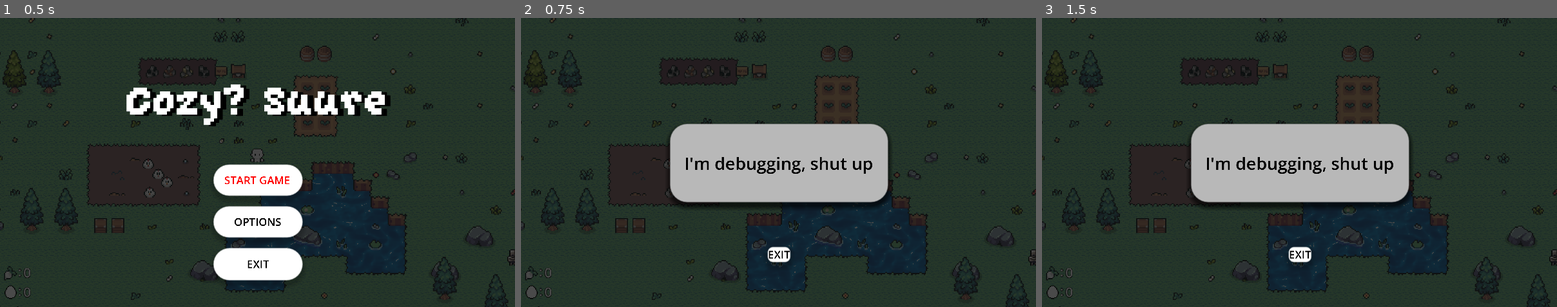
Above: before the commit, frames 1-3 (left to right).
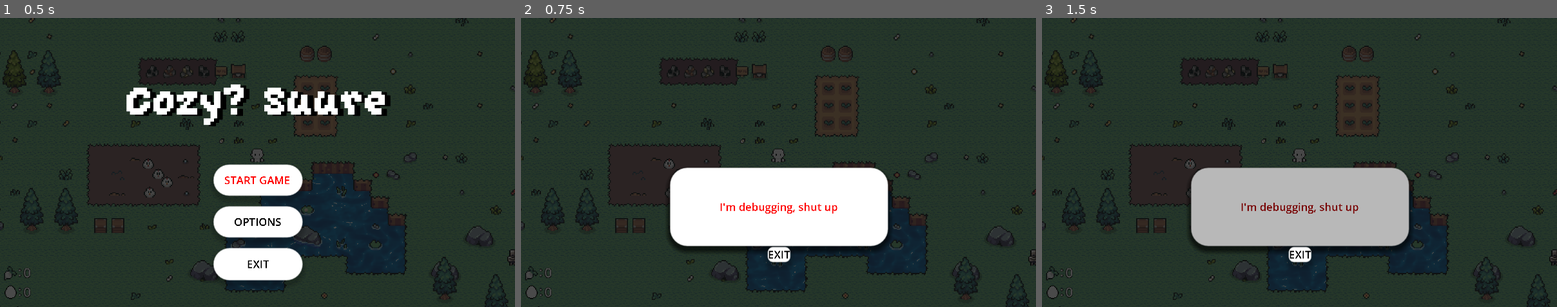
Above: after the commit, the same moments.

Repository: Lord-of-Madness/GameJam2024
Game: Godot game, scene res://Scenes/main_menu.tscn
Same seed, same stepped clock (60 frames per second), same inputs: the game is played once before the commit and once after it.
Inputs:
- Up to frame 1 (0.5 s): no input
- Up to frame 2 (0.75 s): click "OPTIONS" at 0.5 s
- Up to frame 3 (1.5 s): click "I'm debugging, shut up" at 1.25 s

Frame 1 is identical in both runs. In frame 2, 18% of the frame differs, in the area x 28-72%, y 36-81%; in frame 3, 14%.

Commit message:
Adding Themes/MenuTheme.tres

Diff:
--- /dev/null
+++ b/Art/Themes/MenuTheme.tres
@@ -0,0 +1,11 @@
+[gd_resource type="Theme" load_steps=2 format=3 uid="uid://n55nu4mrrfvt"]
+
+[sub_resource type="StyleBoxEmpty" id="StyleBoxEmpty_dcsit"]
+
+[resource]
+Button/colors/font_color = Color(0, 0, 0, 1)
+Button/colors/font_focus_color = Color(1, 0, 0, 1)
+Button/colors/font_hover_color = Color(0.46962, 4.99357e-07, 1.44392e-07, 1)
+Button/colors/font_pressed_color = Color(0.320244, 0.320244, 0.320244, 1)
+Button/font_sizes/font_size = 10
+Button/styles/focus = SubResource("StyleBoxEmpty_dcsit")
--- a/Scenes/Options_menu.tscn
+++ b/Scenes/Options_menu.tscn
@@ -1,13 +1,12 @@
-[gd_scene load_steps=12 format=3 uid="uid://cq63i5swnbhmh"]
+[gd_scene load_steps=11 format=3 uid="uid://b8id3b7fhaly"]
 
-[ext_resource type="Texture2D" uid="uid://ciwjaxcwbc8sb" path="res://Art/menu_background1.png" id="1_3p160"]
+[ext_resource type="Texture2D" uid="uid://016a6jsty1i2" path="res://Art/menu_background1.png" id="1_3p160"]
 [ext_resource type="Script" path="res://Scenes/options_menu.gd" id="1_jt3io"]
+[ext_resource type="Theme" uid="uid://n55nu4mrrfvt" path="res://Art/Themes/MenuTheme.tres" id="3_4vc75"]
 
 [sub_resource type="StyleBoxTexture" id="StyleBoxTexture_i7qqk"]
 texture = ExtResource("1_3p160")
 modulate_color = Color(0.290196, 0.290196, 0.290196, 1)
-
-[sub_resource type="StyleBoxEmpty" id="StyleBoxEmpty_uik8e"]
 
 [sub_resource type="StyleBoxFlat" id="StyleBoxFlat_1wfh5"]
 bg_color = Color(0.721569, 0.721569, 0.721569, 1)
@@ -35,8 +34,6 @@
 corner_radius_bottom_left = 16
 shadow_size = 5
 shadow_offset = Vector2(0, 3.41)
-
-[sub_resource type="StyleBoxEmpty" id="StyleBoxEmpty_2txnr"]
 
 [sub_resource type="StyleBoxFlat" id="StyleBoxFlat_uoyqj"]
 bg_color = Color(0.720467, 0.720468, 0.720467, 1)
@@ -95,16 +92,12 @@
 anchor_right = 0.5
 anchor_bottom = 0.5
 offset_left = -101.5
-offset_top = -36.5
+offset_top = 5.0
 offset_right = 101.5
-offset_bottom = 36.5
+offset_bottom = 78.0
 grow_horizontal = 2
 grow_vertical = 2
-theme_override_colors/font_hover_color = Color(0, 0, 0, 1)
-theme_override_colors/font_pressed_color = Color(0, 0, 0, 1)
-theme_override_colors/font_focus_color = Color(1, 0, 0, 1)
-theme_override_colors/font_color = Color(0, 0, 0, 1)
-theme_override_styles/focus = SubResource("StyleBoxEmpty_uik8e")
+theme = ExtResource("3_4vc75")
 theme_override_styles/hover = SubResource("StyleBoxFlat_1wfh5")
 theme_override_styles/pressed = SubResource("StyleBoxFlat_c7a0g")
 theme_override_styles/normal = SubResource("StyleBoxFlat_pnt5g")
@@ -124,12 +117,7 @@
 grow_horizontal = 2
 grow_vertical = 2
 size_flags_vertical = 3
-theme_override_colors/font_hover_color = Color(0, 0, 0, 1)
-theme_override_colors/font_pressed_color = Color(0, 0, 0, 1)
-theme_override_colors/font_focus_color = Color(1, 0, 0, 1)
-theme_override_colors/font_color = Color(0, 0, 0, 1)
-theme_override_font_sizes/font_size = 10
-theme_override_styles/focus = SubResource("StyleBoxEmpty_2txnr")
+theme = ExtResource("3_4vc75")
 theme_override_styles/hover = SubResource("StyleBoxFlat_uoyqj")
 theme_override_styles/pressed = SubResource("StyleBoxFlat_4cnhb")
 theme_override_styles/normal = SubResource("StyleBoxFlat_c71y6")
--- a/Scenes/death_screen.tscn
+++ b/Scenes/death_screen.tscn
@@ -1,14 +1,13 @@
-[gd_scene load_steps=12 format=3 uid="uid://cya3tqbmsd3we"]
+[gd_scene load_steps=12 format=3 uid="uid://cau14r8d6f5hv"]
 
 [ext_resource type="Script" path="res://Scenes/death_screen.gd" id="1_f02hd"]
 [ext_resource type="Shader" path="res://Shaders/pause_menu.gdshader" id="1_t8gt4"]
 [ext_resource type="LabelSettings" uid="uid://bv2est1hx2aj2" path="res://Scenes/LabelData/Bloody_Label.tres" id="3_gppy7"]
+[ext_resource type="Theme" uid="uid://n55nu4mrrfvt" path="res://Art/Themes/MenuTheme.tres" id="4_on404"]
 
 [sub_resource type="ShaderMaterial" id="ShaderMaterial_3y6ln"]
 shader = ExtResource("1_t8gt4")
 shader_parameter/amount = 1.0
-
-[sub_resource type="StyleBoxEmpty" id="StyleBoxEmpty_p00nn"]
 
 [sub_resource type="StyleBoxFlat" id="StyleBoxFlat_0dw8w"]
 bg_color = Color(0.721569, 0.721569, 0.721569, 1)
@@ -119,12 +118,7 @@
 [node name="PlayAgain" type="Button" parent="VBoxContainer"]
 layout_mode = 2
 size_flags_vertical = 3
-theme_override_colors/font_hover_color = Color(0, 0, 0, 1)
-theme_override_colors/font_pressed_color = Color(0, 0, 0, 1)
-theme_override_colors/font_focus_color = Color(0, 0, 0, 1)
-theme_override_colors/font_color = Color(0, 0, 0, 1)
-theme_override_font_sizes/font_size = 10
-theme_override_styles/focus = SubResource("StyleBoxEmpty_p00nn")
+theme = ExtResource("4_on404")
 theme_override_styles/hover = SubResource("StyleBoxFlat_0dw8w")
 theme_override_styles/pressed = SubResource("StyleBoxFlat_3id26")
 theme_override_styles/normal = SubResource("StyleBoxFlat_y6t8h")
@@ -133,12 +127,7 @@
 [node name="BackToMenu" type="Button" parent="VBoxContainer"]
 layout_mode = 2
 size_flags_vertical = 3
-theme_override_colors/font_hover_color = Color(0, 0, 0, 1)
-theme_override_colors/font_pressed_color = Color(0, 0, 0, 1)
-theme_override_colors/font_focus_color = Color(0, 0, 0, 1)
-theme_override_colors/font_color = Color(0, 0, 0, 1)
-theme_override_font_sizes/font_size = 10
-theme_override_styles/focus = SubResource("StyleBoxEmpty_p00nn")
+theme = ExtResource("4_on404")
 theme_override_styles/hover = SubResource("StyleBoxFlat_c4msn")
 theme_override_styles/pressed = SubResource("StyleBoxFlat_r0f7d")
 theme_override_styles/normal = SubResource("StyleBoxFlat_odj68")
--- a/Scenes/main_menu.tscn
+++ b/Scenes/main_menu.tscn
@@ -1,14 +1,13 @@
 [gd_scene load_steps=9 format=3 uid="uid://bnet0ia2tmbxm"]
 
 [ext_resource type="Script" path="res://Scenes/main_menu.gd" id="1_1ivny"]
-[ext_resource type="Texture2D" uid="uid://ciwjaxcwbc8sb" path="res://Art/menu_background1.png" id="2_57rdm"]
-[ext_resource type="FontFile" uid="uid://byiekv3l2w3lw" path="res://Art/Fonts/GrapeSoda.ttf" id="3_03mqi"]
+[ext_resource type="Texture2D" uid="uid://016a6jsty1i2" path="res://Art/menu_background1.png" id="2_57rdm"]
+[ext_resource type="FontFile" uid="uid://41unicm4l3x" path="res://Art/Fonts/GrapeSoda.ttf" id="3_03mqi"]
+[ext_resource type="Theme" uid="uid://n55nu4mrrfvt" path="res://Art/Themes/MenuTheme.tres" id="3_fokky"]
 
 [sub_resource type="StyleBoxTexture" id="StyleBoxTexture_pdj8m"]
 texture = ExtResource("2_57rdm")
 modulate_color = Color(0.288518, 0.288518, 0.288518, 1)
-
-[sub_resource type="StyleBoxEmpty" id="StyleBoxEmpty_yio37"]
 
 [sub_resource type="StyleBoxFlat" id="StyleBoxFlat_ak1vb"]
 bg_color = Color(0.720467, 0.720468, 0.720467, 1)
@@ -78,12 +77,7 @@
 layout_mode = 2
 size_flags_vertical = 3
 focus_neighbor_bottom = NodePath("../Button2")
-theme_override_colors/font_hover_color = Color(0, 0, 0, 1)
-theme_override_colors/font_pressed_color = Color(0, 0, 0, 1)
-theme_override_colors/font_focus_color = Color(1, 0, 0, 1)
-theme_override_colors/font_color = Color(0, 0, 0, 1)
-theme_override_font_sizes/font_size = 10
-theme_override_styles/focus = SubResource("StyleBoxEmpty_yio37")
+theme = ExtResource("3_fokky")
 theme_override_styles/hover = SubResource("StyleBoxFlat_ak1vb")
 theme_override_styles/pressed = SubResource("StyleBoxFlat_sqshh")
 theme_override_styles/normal = SubResource("StyleBoxFlat_xca8m")
@@ -94,12 +88,7 @@
 size_flags_vertical = 3
 focus_neighbor_top = NodePath("../Button")
 focus_neighbor_bottom = NodePath("../Button3")
-theme_override_colors/font_hover_color = Color(0, 0, 0, 1)
-theme_override_colors/font_pressed_color = Color(0, 0, 0, 1)
-theme_override_colors/font_focus_color = Color(1, 0, 0, 1)
-theme_override_colors/font_color = Color(0, 0, 0, 1)
-theme_override_font_sizes/font_size = 10
-theme_override_styles/focus = SubResource("StyleBoxEmpty_yio37")
+theme = ExtResource("3_fokky")
 theme_override_styles/hover = SubResource("StyleBoxFlat_ak1vb")
 theme_override_styles/pressed = SubResource("StyleBoxFlat_sqshh")
 theme_override_styles/normal = SubResource("StyleBoxFlat_xca8m")
@@ -109,12 +98,7 @@
 layout_mode = 2
 size_flags_vertical = 3
 focus_neighbor_top = NodePath("../Button2")
-theme_override_colors/font_hover_color = Color(0, 0, 0, 1)
-theme_override_colors/font_pressed_color = Color(0, 0, 0, 1)
-theme_override_colors/font_focus_color = Color(1, 0, 0, 1)
-theme_override_colors/font_color = Color(0, 0, 0, 1)
-theme_override_font_sizes/font_size = 10
-theme_override_styles/focus = SubResource("StyleBoxEmpty_yio37")
+theme = ExtResource("3_fokky")
 theme_override_styles/hover = SubResource("StyleBoxFlat_ak1vb")
 theme_override_styles/pressed = SubResource("StyleBoxFlat_sqshh")
 theme_override_styles/normal = SubResource("StyleBoxFlat_xca8m")
